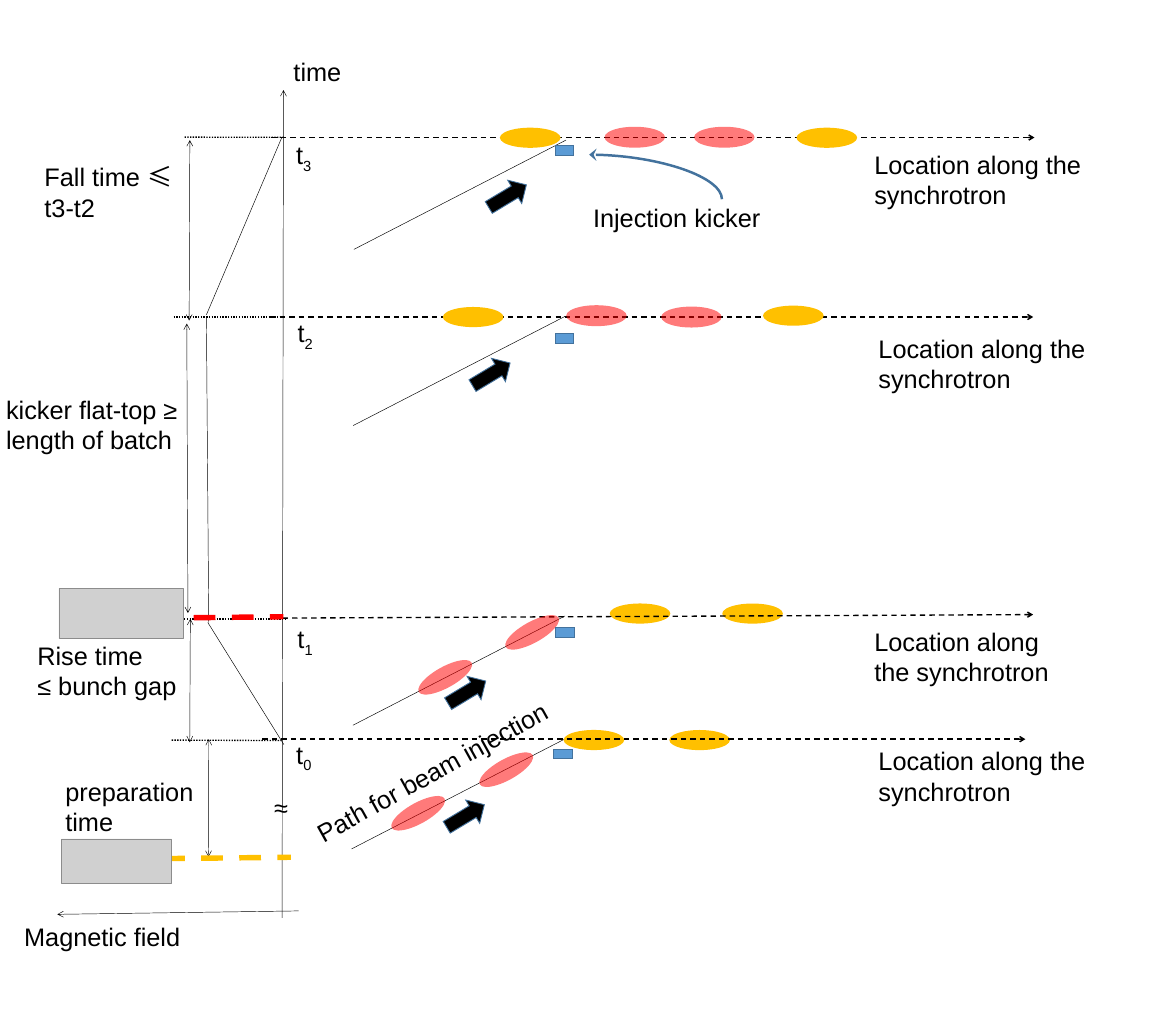
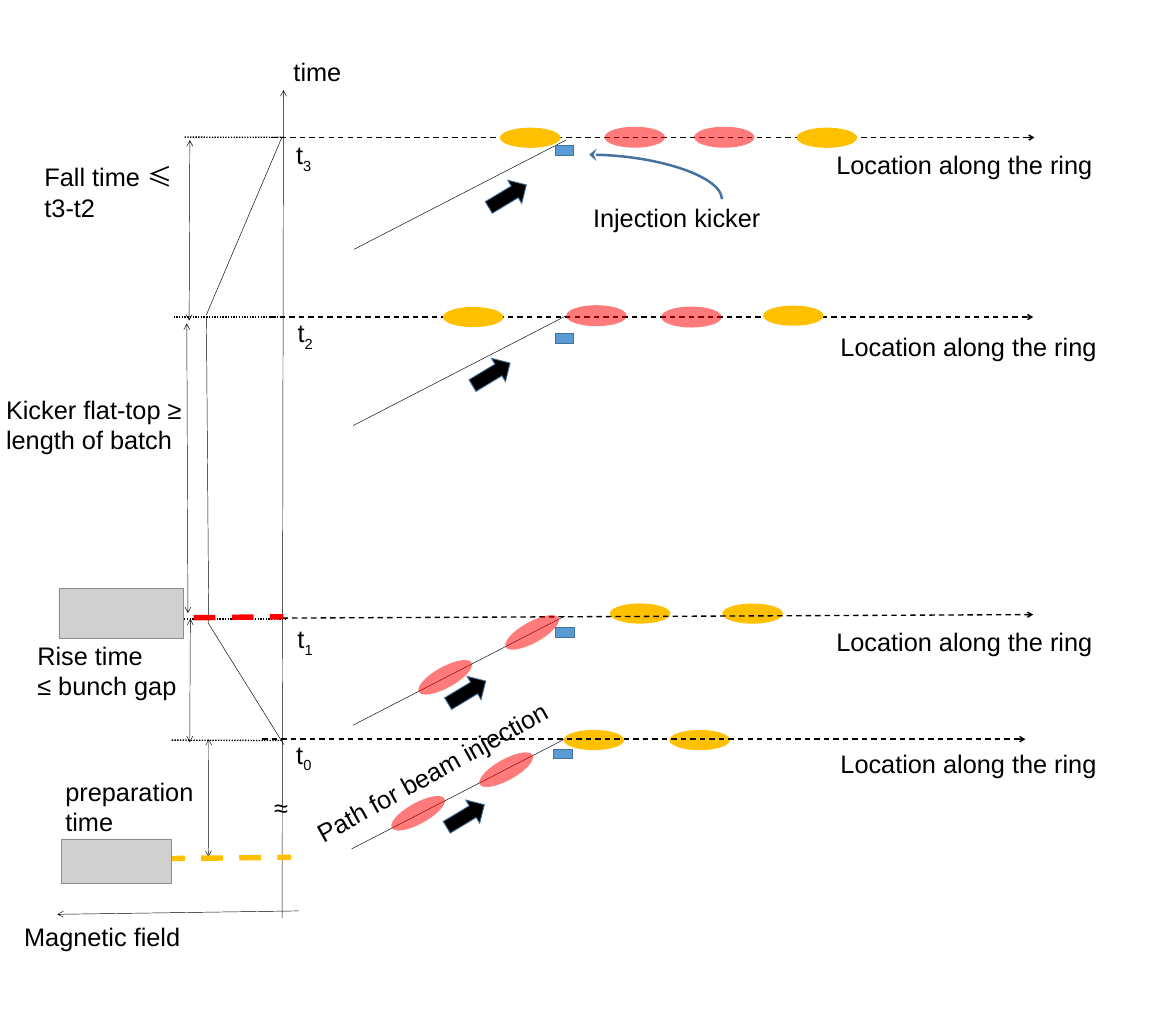
Before and after one commit to baijiaoni/PhD-thesis, a slide deck: slide 3 of images/rise_flattop_fall.pptx. Drawn at 1176x1027 pixels with LibreOffice and Linux fonts; fonts in the diff are those of the drawing; grey boxes stand for pictures; background and template pictures are left out. Boxes give left, top, right and bottom in pixels: in the first picture for what was removed or moved away, otherwise in the second. Text is boxed around its words. In the diff, an @@ line names an element or a change of style, - is before the commit and + after.

```diff
--- a/images/rise_flattop_fall.pptx
+++ b/images/rise_flattop_fall.pptx
@@ text at (x1=836, y1=155, x2=1092, y2=179): text changed @@
-Location along the synchrotron
+Location along the ring
@@ text at (x1=840, y1=337, x2=1096, y2=361): text changed @@
-Location along the synchrotron
+Location along the ring
@@ text at (x1=6, y1=400, x2=160, y2=424): text changed @@
-kicker flat-top ≥
+Kicker flat-top ≥
@@ text at (x1=836, y1=632, x2=1092, y2=656): text changed @@
-Location along the synchrotron
+Location along the ring
@@ text at (x1=840, y1=754, x2=1096, y2=778): text changed @@
-Location along the synchrotron
+Location along the ring
```
Also in this commit, not shown: 1 other slide changed, 44 other files.
